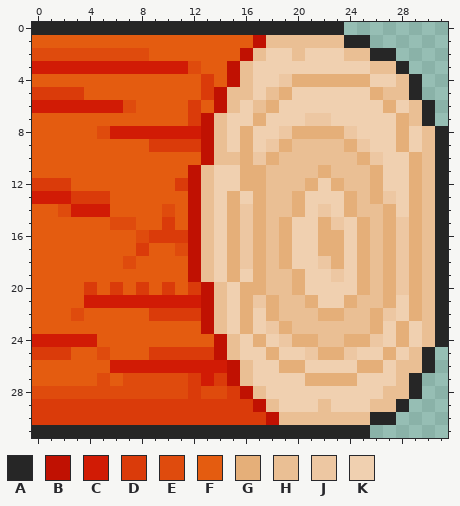
One commit to this pixel-art sprite: GDD2_Sprint3/Assets/Sprites/Log_R.png. The first picture shows the starting point.
The file is 32x32 pixels.
Palette (. is transparent): A #262626  B #c01102  C #d11b05  D #da3b0a  E #df4b0d  F #e45c10  G #e5af79  H #eabf94  J #edc7a2  K #f0d0b0
New version:
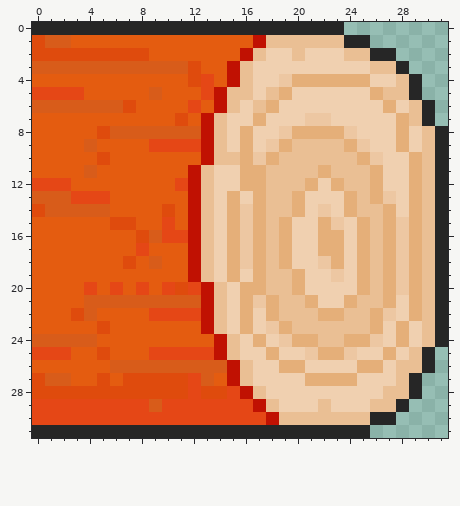
Changes in this commit:
Colour C changes from #d11b05 to #d85c1a.
Colour D changes from #da3b0a to #e54716.
The author changed colour D to colour C in row 16 at x 9; in row 29 at x 9.
The author changed colour E to colour C in row 14 at x 2.
The author changed colour F to colour C in row 1 at x 1 to 2; in row 5 at x 9; in row 9 at x 4; in row 11 at x 4; in row 14 at x 1; in row 18 at x 9.
The author changed colour F to colour C in row 22 at x 4; in row 27 at x 1 to 2.
The author changed colour F to colour E in row 1 at x 0; in row 4 at x 12; in row 7 at x 11; in row 10 at x 5; in row 14 at x 0; in row 20 at x 11.
The author changed colour F to colour E in row 23 at x 5; in row 27 at x 0.
The author changed colour D to colour F in row 7 at x 12; in row 27 at x 14.
The author changed colour E to colour F in row 17 at x 11.
